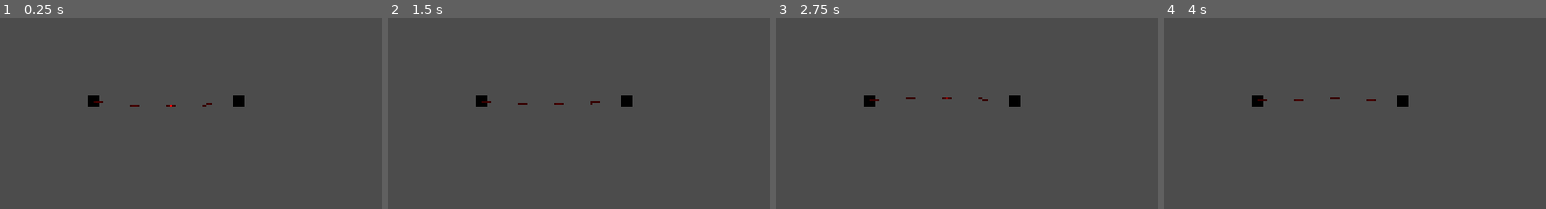
Above: before the commit, frames 1-4 (left to right).
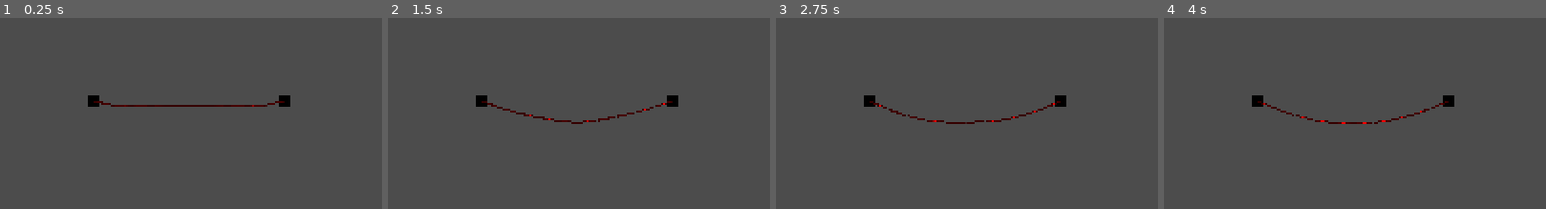
Above: after the commit, the same moments.

Repository: leogeier/faraday-uncaged
Game: Godot game, scene res://scenes/leo_test_scene.tscn
The game is run twice, just before and just after one commit, with the same random seed, the same clock (stepped at 60 frames per second) and the same inputs. The engine's default icon, where the game draws it, is replaced by a stand-in: a white triangle on a blue panel in a dark square.
Inputs (mouse positions are % of the whole screen's width and height, from its top left):
- Up to frame 1 (0.25 s): no input
- Up to frame 2 (1.5 s): move the mouse to (72, 45) at 0.52 s; click (72, 45) at 0.67 s; drag from (30, 55) to (45, 70) at 1.27 s
- Up to frame 3 (2.75 s): tap Enter at 2 s; move the mouse to (60, 28) at 2.02 s; click (60, 28) at 2.17 s
- Up to frame 4 (4 s): tap Space at 2.75 s; drag from (45, 70) to (20, 35) at 2.77 s; tap Enter at 3.5 s; move the mouse to (80, 65) at 3.52 s; click (80, 65) at 3.67 s
The pictures show only the part of the screen within x 33-83%, y 23-73%; the shares and areas given below are measured in that part.

The runs differ from the first frame. In frame 1, 0.8% of the frame differs, in the area x 26-76%, y 40-47%; in frame 2, 0.9%; in frame 3, 0.9%, in the area x 24-76%, y 40-56%; in frame 4, 0.9%.

Commit message:
correct physics for cable

Diff:
--- a/game/scenes/cable/cable.gd
+++ b/game/scenes/cable/cable.gd
@@ -1,11 +1,14 @@
 extends Node2D
 
-var vertexA
-var vertexB
+var vertex_a
+var vertex_b
 
 func get_other_vertex(vertex):
-	if vertex == vertexA:
-		return vertexB
-	if vertex == vertexB:
-		return vertexA
-	assert(false)
+	if vertex == vertex_a:
+		return vertex_b
+	if vertex == vertex_b:
+		return vertex_a
+	assert(false, "given vertex is not connected to edge")
+
+func _ready():
+	$PlugB.position.x
--- a/game/scenes/cable/cable.tscn
+++ b/game/scenes/cable/cable.tscn
@@ -10,7 +10,11 @@
 [node name="PlugA" parent="." instance=ExtResource( 1 )]
 
 [node name="PlugB" parent="." instance=ExtResource( 1 )]
-position = Vector2( 76, 0 )
+position = Vector2( 100, 0 )
+
+[node name="PinJoint2D" type="PinJoint2D" parent="PlugB"]
+node_a = NodePath("..")
+node_b = NodePath("../../CableSegment10")
 
 [node name="CableSegment" parent="." instance=ExtResource( 2 )]
 
@@ -18,29 +22,69 @@
 node_b = NodePath("../../PlugA")
 
 [node name="CableSegment2" parent="." instance=ExtResource( 2 )]
-position = Vector2( 19, 0 )
+position = Vector2( 10, 0 )
 
 [node name="PinJoint2D" parent="CableSegment2" index="3"]
 node_b = NodePath("../../CableSegment")
 
 [node name="CableSegment3" parent="." instance=ExtResource( 2 )]
-position = Vector2( 38, 0 )
+position = Vector2( 20, 0 )
 
 [node name="PinJoint2D" parent="CableSegment3" index="3"]
 node_b = NodePath("../../CableSegment2")
 
+[node name="StartPosition" type="Position2D" parent="CableSegment3"]
+
 [node name="CableSegment4" parent="." instance=ExtResource( 2 )]
-position = Vector2( 57, 0 )
+position = Vector2( 30, 0 )
 
 [node name="PinJoint2D" parent="CableSegment4" index="3"]
 node_b = NodePath("../../CableSegment3")
 
-[node name="PinJoint2D" type="PinJoint2D" parent="."]
-position = Vector2( 76, 0 )
-node_a = NodePath("../PlugB")
-node_b = NodePath("../CableSegment4")
+[node name="CableSegment5" parent="." instance=ExtResource( 2 )]
+position = Vector2( 40, 0 )
+
+[node name="PinJoint2D" parent="CableSegment5" index="3"]
+node_b = NodePath("../../CableSegment4")
+
+[node name="CableSegment6" parent="." instance=ExtResource( 2 )]
+position = Vector2( 50, 0 )
+
+[node name="PinJoint2D" parent="CableSegment6" index="3"]
+node_a = NodePath("../../CableSegment6")
+node_b = NodePath("../../CableSegment5")
+
+[node name="CableSegment7" parent="." instance=ExtResource( 2 )]
+position = Vector2( 60, 0 )
+
+[node name="PinJoint2D" parent="CableSegment7" index="3"]
+node_b = NodePath("../../CableSegment6")
+
+[node name="CableSegment8" parent="." instance=ExtResource( 2 )]
+position = Vector2( 70, 0 )
+
+[node name="PinJoint2D" parent="CableSegment8" index="3"]
+node_b = NodePath("../../CableSegment7")
+
+[node name="CableSegment9" parent="." instance=ExtResource( 2 )]
+position = Vector2( 80, 0 )
+
+[node name="PinJoint2D" parent="CableSegment9" index="3"]
+node_b = NodePath("../../CableSegment8")
+
+[node name="CableSegment10" parent="." instance=ExtResource( 2 )]
+position = Vector2( 90, 0 )
+
+[node name="PinJoint2D" parent="CableSegment10" index="3"]
+node_b = NodePath("../../CableSegment9")
 
 [editable path="CableSegment"]
 [editable path="CableSegment2"]
 [editable path="CableSegment3"]
 [editable path="CableSegment4"]
+[editable path="CableSegment5"]
+[editable path="CableSegment6"]
+[editable path="CableSegment7"]
+[editable path="CableSegment8"]
+[editable path="CableSegment9"]
+[editable path="CableSegment10"]
--- a/game/scenes/cable/cable_segment.tscn
+++ b/game/scenes/cable/cable_segment.tscn
@@ -3,9 +3,11 @@
 [ext_resource path="res://icon.png" type="Texture" id=1]
 
 [sub_resource type="RectangleShape2D" id=1]
-extents = Vector2( 2.5, 1 )
+extents = Vector2( 5, 1 )
 
 [node name="CableSegment" type="RigidBody2D"]
+collision_layer = 0
+collision_mask = 0
 
 [node name="StartPosition" type="Position2D" parent="."]
 
@@ -13,13 +15,15 @@
 
 [node name="Icon" type="Sprite" parent="."]
 modulate = Color( 1, 0, 0, 1 )
-position = Vector2( 2.5, 0 )
-scale = Vector2( 0.078125, 0.015625 )
+position = Vector2( 5, 0 )
+scale = Vector2( 0.15625, 0.015625 )
 texture = ExtResource( 1 )
 
 [node name="PinJoint2D" type="PinJoint2D" parent="."]
 node_a = NodePath("..")
+bias = 0.098
+softness = 0.12
 
 [node name="CollisionShape2D" type="CollisionShape2D" parent="."]
-position = Vector2( 2.5, 0 )
+position = Vector2( 5, 0 )
 shape = SubResource( 1 )
--- /dev/null
+++ b/game/scenes/cable/plug.gd
@@ -0,0 +1,12 @@
+extends StaticBody2D
+
+var is_dragging = false
+
+func _input(event):
+	if event is InputEventMouseMotion:
+		if is_dragging:
+			position += event.relative
+
+func _input_event(viewport, event, shape_idx):
+	if event is InputEventMouseButton and event.button_index == BUTTON_LEFT:
+		is_dragging = event.pressed
--- a/game/scenes/cable/plug.tscn
+++ b/game/scenes/cable/plug.tscn
@@ -1,10 +1,14 @@
-[gd_scene load_steps=3 format=2]
+[gd_scene load_steps=4 format=2]
 
 [ext_resource path="res://icon.png" type="Texture" id=1]
+[ext_resource path="res://scenes/cable/plug.gd" type="Script" id=2]
 
 [sub_resource type="RectangleShape2D" id=1]
 
 [node name="Plug" type="StaticBody2D"]
+collision_mask = 0
+input_pickable = true
+script = ExtResource( 2 )
 
 [node name="Sprite" type="Sprite" parent="."]
 modulate = Color( 0, 0, 0, 1 )
